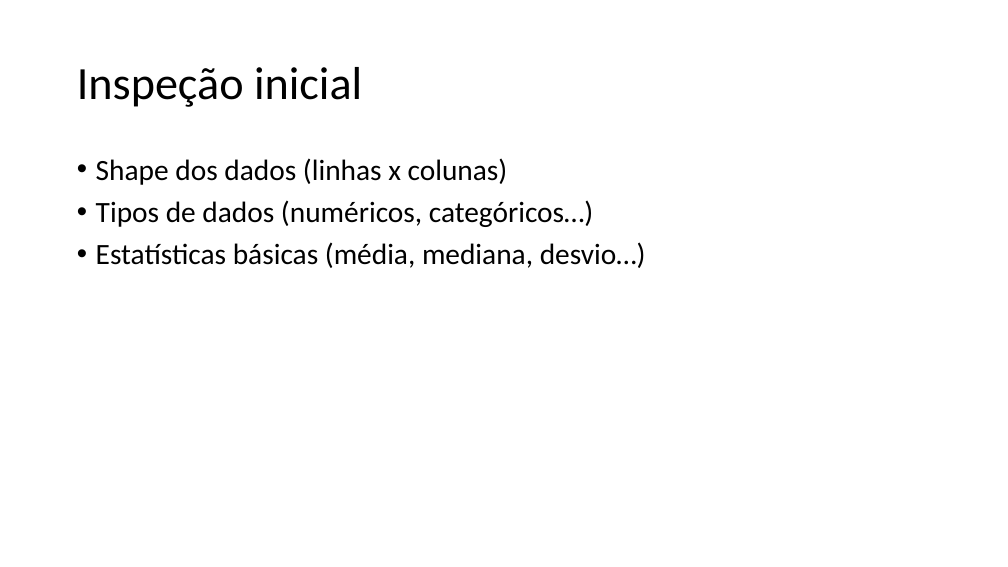
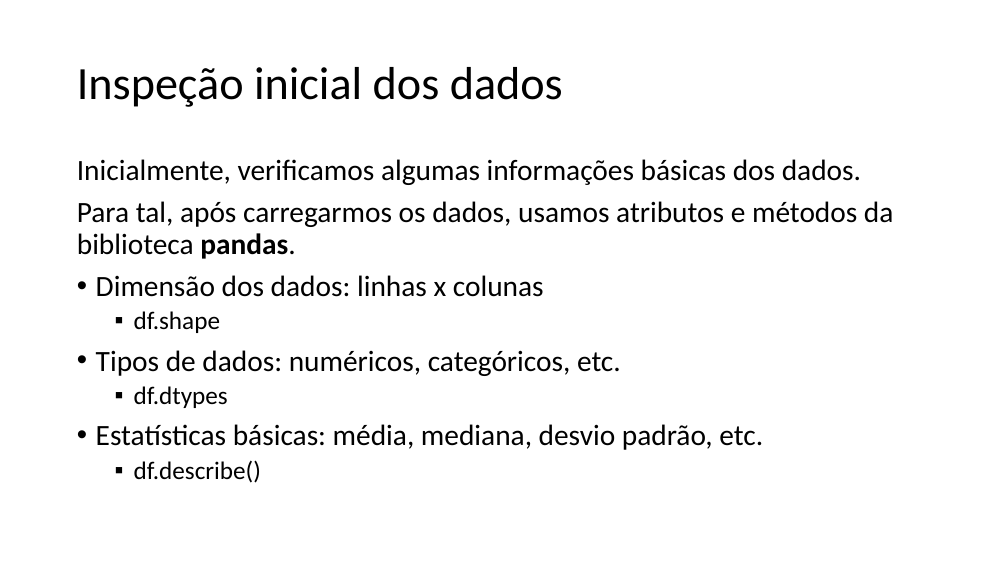
Before and after one commit to zz4fap/c24_inteligencia_artificial, a slide deck: slide 10 of slides/C24_EDA.pptx. Drawn at 1008x567 pixels with LibreOffice and Linux fonts; fonts in the diff are those of the drawing. Boxes give left, top, right and bottom in pixels: in the first picture for what was removed or moved away, otherwise in the second. Text is boxed around its words. In the diff, an @@ line names an element or a change of style, - is before the commit and + after.

Commit message:
update of slides

```diff
--- a/slides/C24_EDA.pptx
+++ b/slides/C24_EDA.pptx
@@ title at [77,67,563,107]: text changed @@
-Inspeção inicial
+Inspeção inicial dos dados
@@ text at [77,159,893,483]: text changed @@
-• Shape dos dados (linhas x colunas)
-• Tipos de dados (numéricos, categóricos…)
-• Estatísticas básicas (média, mediana, desvio…)
+Inicialmente, verificamos algumas informações básicas dos dados.
+Para tal, após carregarmos os dados, usamos atributos e métodos da biblioteca pandas.
+• Dimensão dos dados: linhas x colunas
+  ▪ df.shape
+• Tipos de dados: numéricos, categóricos, etc.
+  ▪ df.dtypes
+• Estatísticas básicas: média, mediana, desvio padrão, etc.
+  ▪ df.describe()
```
Also in this commit, not shown: 4 other slides changed, 2 slides added, 2 slides removed, 1 other file.
